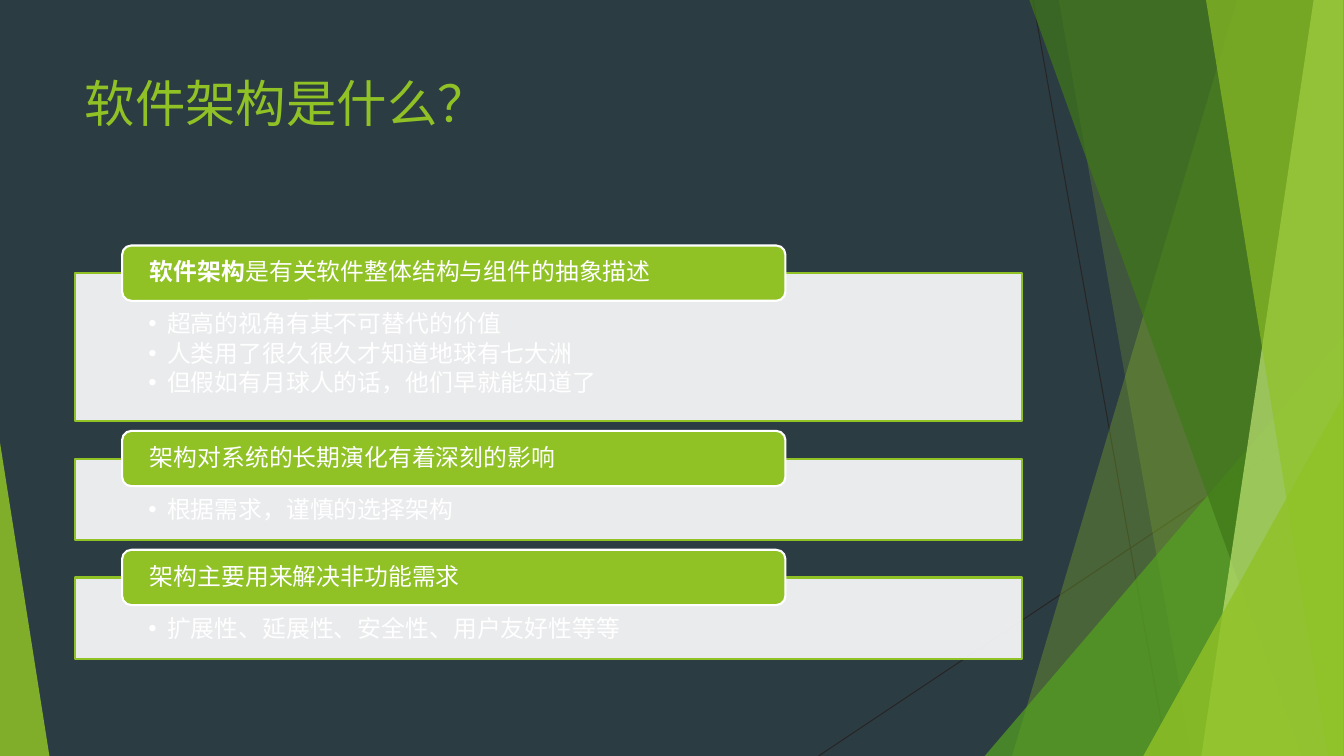
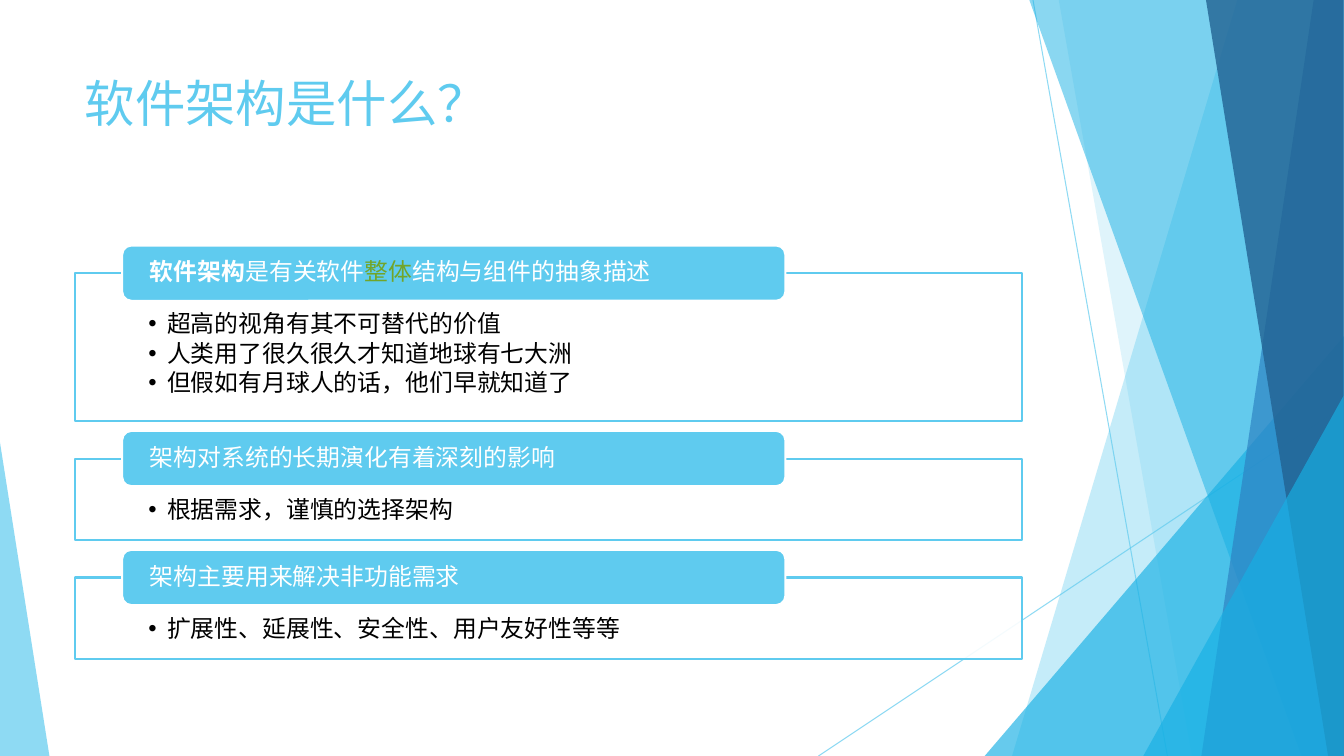
Before and after one commit to jingyanjiaoliu/others, a slide deck: slide 3 of Angular系列讲座 - MVC大家族.pptx. Drawn at 1344x756 pixels with LibreOffice and Linux fonts; fonts in the diff are those of the drawing. Boxes give left, top, right and bottom in pixels: in the first picture for what was removed or moved away, otherwise in the second. Text is boxed around its words. In the diff, an @@ line names an element or a change of style, - is before the commit and + after.

```diff
--- a/Angular系列讲座 - MVC大家族.pptx
+++ b/Angular系列讲座 - MVC大家族.pptx
@@ background #2C3C43 to #FFFFFF @@
@@ freeform shape at [1012,0,1344,756]: fill #90C226 at 30% opacity to #5FCBEF at 36% opacity @@
@@ freeform shape at [1029,0,1344,756]: fill #3F7819 at 70% opacity to #17B0E4 at 50% opacity @@
@@ line (1033, 0) - (1168, 756): stroke #262626 0.75 pt to #5FCBEF 0.75 pt @@
@@ freeform shape at [1059,0,1344,756]: fill #90C226 at 20% opacity to #5FCBEF at 20% opacity @@
@@ freeform shape at [1202,0,1344,756]: fill #C0E474 at 70% opacity to #2E83C3 at 70% opacity @@
@@ freeform shape at [1206,0,1344,756]: fill #90C226 at 65% opacity to #226292 at 80% opacity @@
@@ title "软件架构是什么？" at [85,79,488,126]: text colour #90C226 to #5FCBEF @@
@@ text "软件架构是有关软件整体结构与组件的抽象描述" at [150,260,651,282]: text colour #FFFFFF to #72A528 in "软件架构是有关软件整体结构与组件的抽象描述" @@
@@ text added at [167,312,572,394], 17 pt, text #000000 @@
+  •• 超高的视角有其不可替代的价值
+  •• 人类用了很久很久才知道地球有七大洲
+  •• 但假如有月球人的话，他们早就知道了
@@ triangle at [985,336,1344,756]: fill #54A021 at 72% opacity to #17B0E4 at 66% opacity @@
@@ line (1344, 406) - (819, 756): stroke #262626 0.75 pt to #5FCBEF 0.75 pt @@
@@ triangle at [1143,396,1344,756]: fill #90C226 at 80% opacity to #17B0E4 at 66% opacity @@
@@ triangle at [0,443,49,756]: fill #90C226 at 85% opacity to #5FCBEF at 70% opacity @@
@@ text added at [167,498,453,521], 17 pt, text #000000 @@
+  •• 根据需求，谨慎的选择架构
@@ fill #90C226 to #5FCBEF in 3 elements at [122,246,785,301], [122,431,785,486], [122,549,785,605] @@
@@ outline #90C226 1.5 pt to #5FCBEF 1.5 pt in 3 elements at [75,273,1022,420], [75,459,1022,540], [75,578,1022,659] @@
@@ text added at [167,617,620,639], 17 pt, text #000000 @@
+  •• 扩展性、延展性、安全性、用户友好性等等
```
Also in this commit, not shown: 7 other slides changed, 5 slides added, 1 slide removed, 11 other files.
